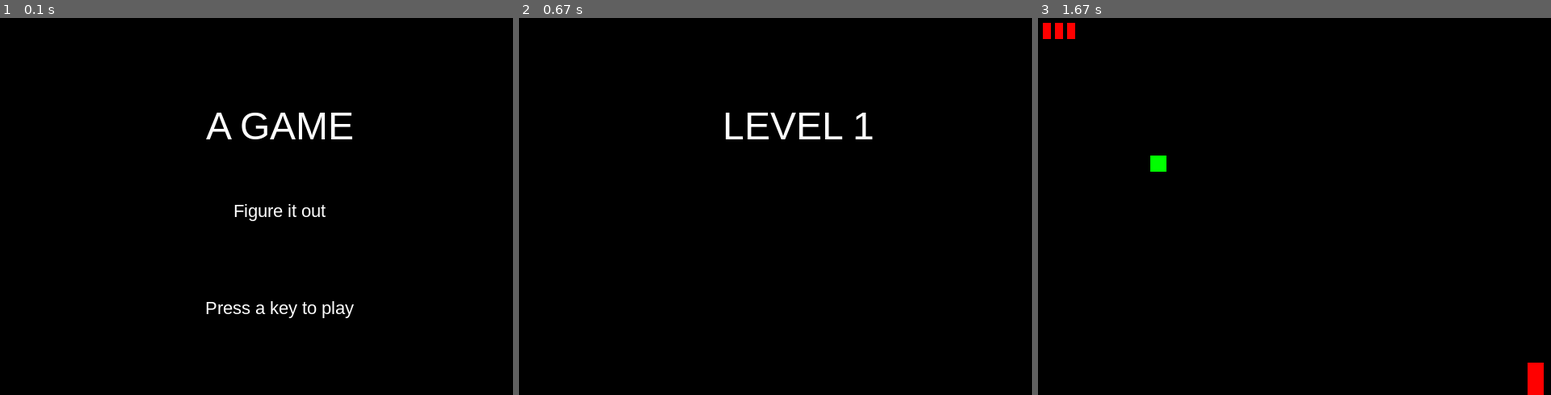
Above: before the commit, frames 1-3 (left to right).
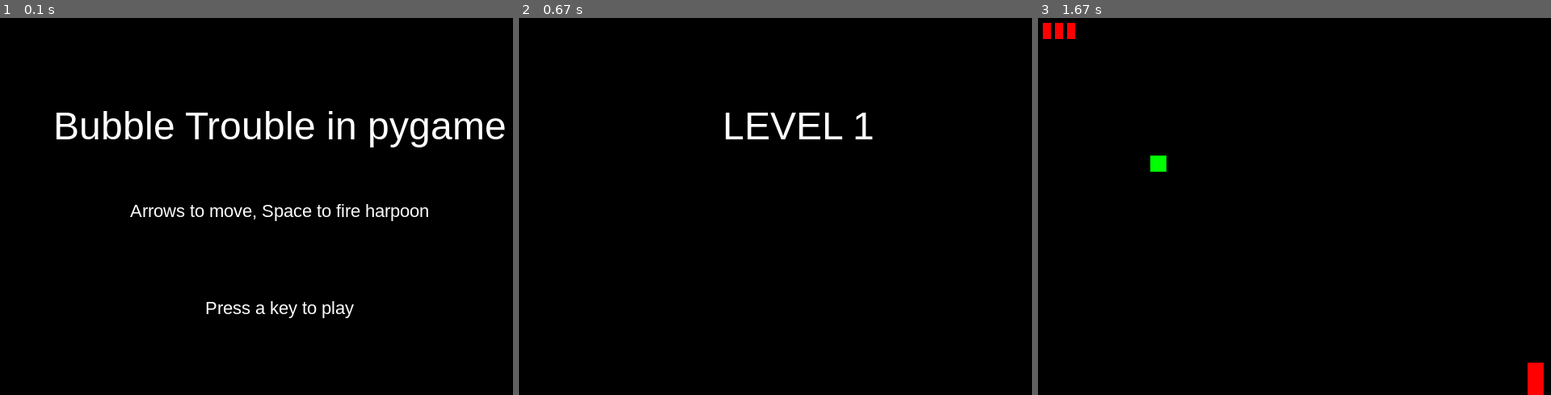
Above: after the commit, the same moments.

Repository: ratchek/bubble-trouble-pygame
Game: pygame game, started from src/game.py
The game is run twice, just before and just after one commit, with the same random seed, the same clock (stepped at 60 frames per second) and the same inputs.
Inputs:
- Up to frame 1 (0.1 s): no input
- Up to frame 2 (0.67 s): tap Enter at 0.33 s
- Up to frame 3 (1.67 s): hold Right 1.17-1.63 s

The runs differ from the first frame. In frame 1, 3.5% of the frame differs, in the area x 11-99%, y 24-54%; in frame 2, nothing differs; in frame 3, nothing differs.

Commit message:
Switch title and instructions back from 'mystery' mode

Diff:
--- a/src/settings.py
+++ b/src/settings.py
@@ -3,10 +3,10 @@
 WIDTH = 720
 HEIGHT = 480
 FPS = 60
-#TITLE = "Bubble Trouble"
-TITLE = "A GAME"
-TITLE_SCREEN_INSTRUCTIONS = "Figure it out"
-#TITLE_SCREEN_INSTRUCTIONS ="Arrows to move, Space to fire harpoon"
+TITLE = "Bubble Trouble in pygame"
+#TITLE = "A GAME"
+#TITLE_SCREEN_INSTRUCTIONS = "Figure it out"
+TITLE_SCREEN_INSTRUCTIONS ="Arrows to move, Space to fire harpoon"
 
 PLAYER_WIDTH = 20
 PLAYER_HEIGHT = 40
